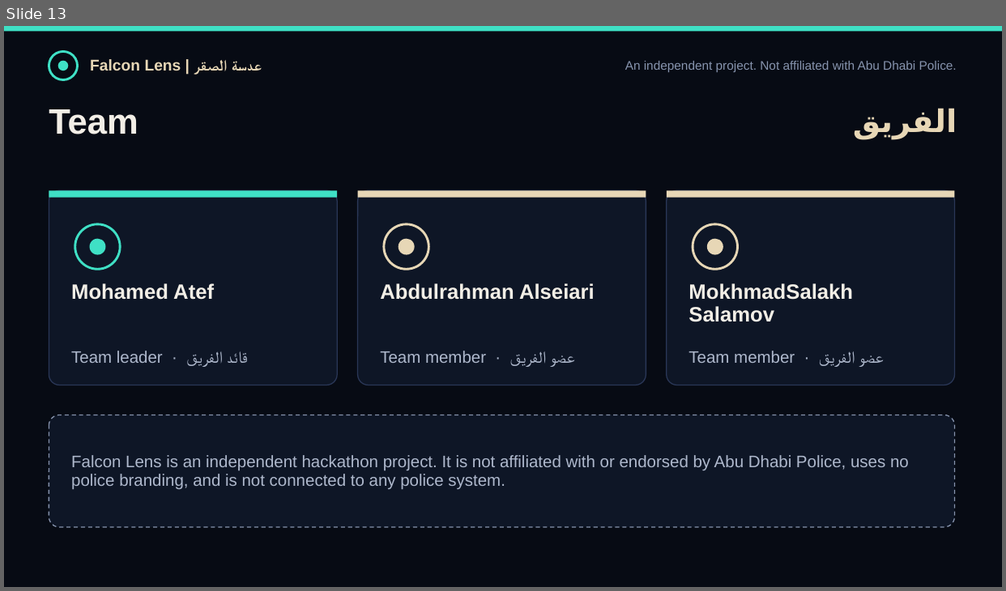
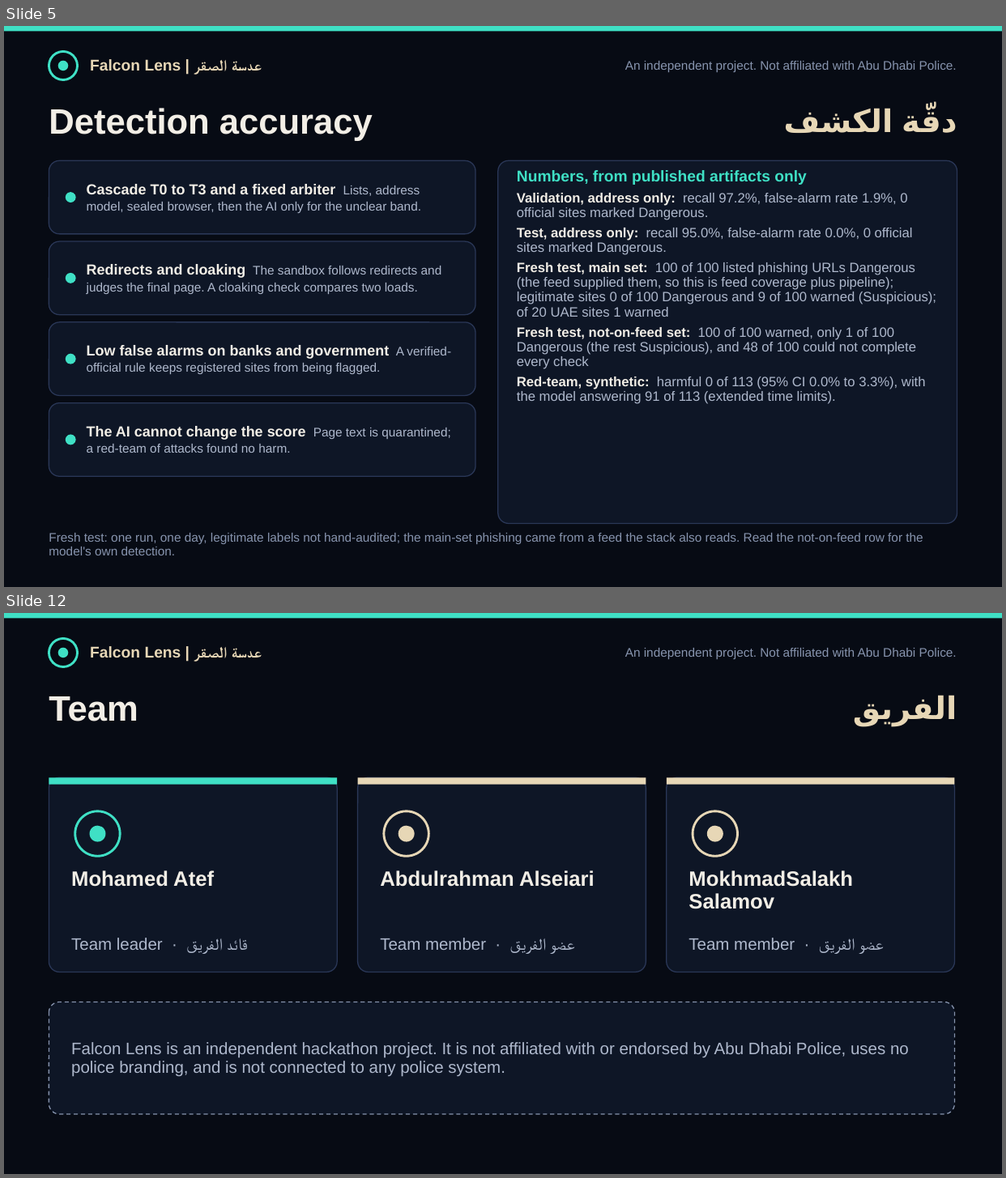
Before and after one commit to Muhammadatef/falcon-lens, a slide deck: submission/FalconLens_ScamShield.pptx. Shown one above the other, each under a label of ours: slide 13 before the commit, slides 5 and 12 after it; the slides between them are not shown. The pictures are 1006x591 and 1006x1178 pixels, drawn with LibreOffice and Linux fonts; fonts in the diff are those of the drawing. Boxes give left, top, right and bottom in pixels: in the first picture for what was removed or moved away, otherwise in the second. Text is boxed around its words. In the diff, an @@ line names an element or a change of style, - is before the commit and + after.

```diff
--- a/submission/FalconLens_ScamShield.pptx
+++ b/submission/FalconLens_ScamShield.pptx
@@ slide 5 added at (4,26,1002,587), background #070B14 @@
@@ rectangle added at (4,26,1002,31), fill #3FE0C5 @@
@@ ellipse added at (49,51,78,80), outline #3FE0C5 2.25 pt @@
@@ ellipse added at (58,61,68,71), fill #3FE0C5 @@
@@ text added at (90,59,262,71), 15 pt, text #E7D7B6, bold @@
+Falcon Lens | عدسة الصقر
@@ text added at (625,61,957,72), 12 pt, text #8794AE @@
+An independent project. Not affiliated with Abu Dhabi Police.
@@ text added at (49,108,373,141), 34 pt, text #F2EEE6, bold @@
+Detection accuracy
@@ text added at (901,116,920,132), 30 pt, text #E7D7B6, bold @@
+دقّة الكشف
@@ rounded rectangle added at (49,160,475,234), fill #0E1626, outline #2A3757 1 pt @@
@@ rounded rectangle added at (498,160,957,524), fill #0E1626, outline #2A3757 1 pt @@
@@ text added at (517,170,936,404), 13 pt, text #AEB8CC @@
+Numbers, from published artifacts only
+Validation, address only: recall 97.2%, false-alarm rate 1.9%, 0 official sites marked Dangerous.
+Test, address only: recall 95.0%, false-alarm rate 0.0%, 0 official sites marked Dangerous.
+Fresh test, main set: 100 of 100 listed phishing URLs Dangerous (the feed supplied them, so this is feed coverage plus pipeline); legitimate sites 0 of 100 Dangerous and 9 of 100 warned (Suspicious); of 20 UAE sites 1 warned
+Fresh test, not-on-feed set: 100 of 100 warned, only 1 of 100 Dangerous (the rest Suspicious), and 48 of 100 could not complete every check
+Red-team, synthetic: harmful 0 of 113 (95% CI 0.0% to 3.3%), with the model answering 91 of 113 (extended time limits).
@@ ellipse added at (66,192,76,203), fill #3FE0C5 @@
@@ text added at (87,184,421,213), 12 pt, text #AEB8CC @@
+Cascade T0 to T3 and a fixed arbiter Lists, address model, sealed browser, then the AI only for the unclear band.
@@ rounded rectangle added at (49,241,475,315), fill #0E1626, outline #2A3757 1 pt @@
@@ text added at (87,264,442,294), 12 pt, text #AEB8CC @@
+Redirects and cloaking The sandbox follows redirects and judges the final page. A cloaking check compares two loads.
@@ ellipse added at (66,273,76,284), fill #3FE0C5 @@
@@ rounded rectangle added at (49,322,475,396), fill #0E1626, outline #2A3757 1 pt @@
@@ ellipse added at (66,354,76,365), fill #3FE0C5 @@
@@ text added at (87,345,451,374), 12 pt, text #AEB8CC @@
+Low false alarms on banks and government A verified-official rule keeps registered sites from being flagged.
@@ rounded rectangle added at (49,403,475,476), fill #0E1626, outline #2A3757 1 pt @@
@@ ellipse added at (66,435,76,446), fill #3FE0C5 @@
@@ text added at (87,426,450,453), 12 pt, text #AEB8CC @@
+The AI cannot change the score Page text is quarantined; a red-team of attacks found no harm.
@@ text added at (49,533,923,556), 12 pt, text #8794AE @@
+Fresh test: one run, one day, legitimate labels not hand-audited; the main-set phishing came from a feed the stack also reads. Read the not-on-feed row for the model's own detection.
@@ what was slide 13 is now slide 12 @@
```
Also in this commit, not shown: 1 slide changed, 10 other slides added, 12 slides removed, 16 other files.
